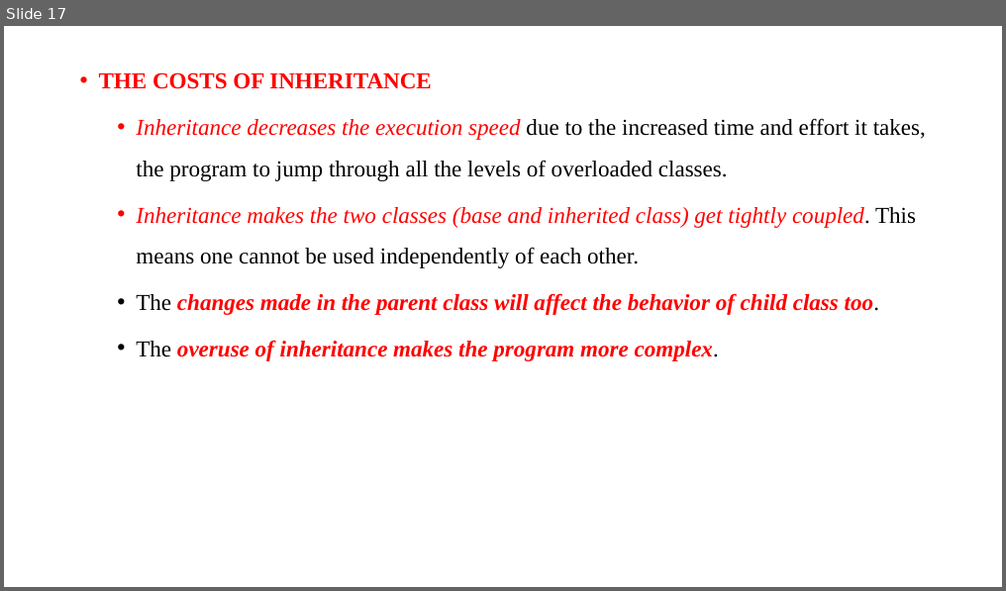
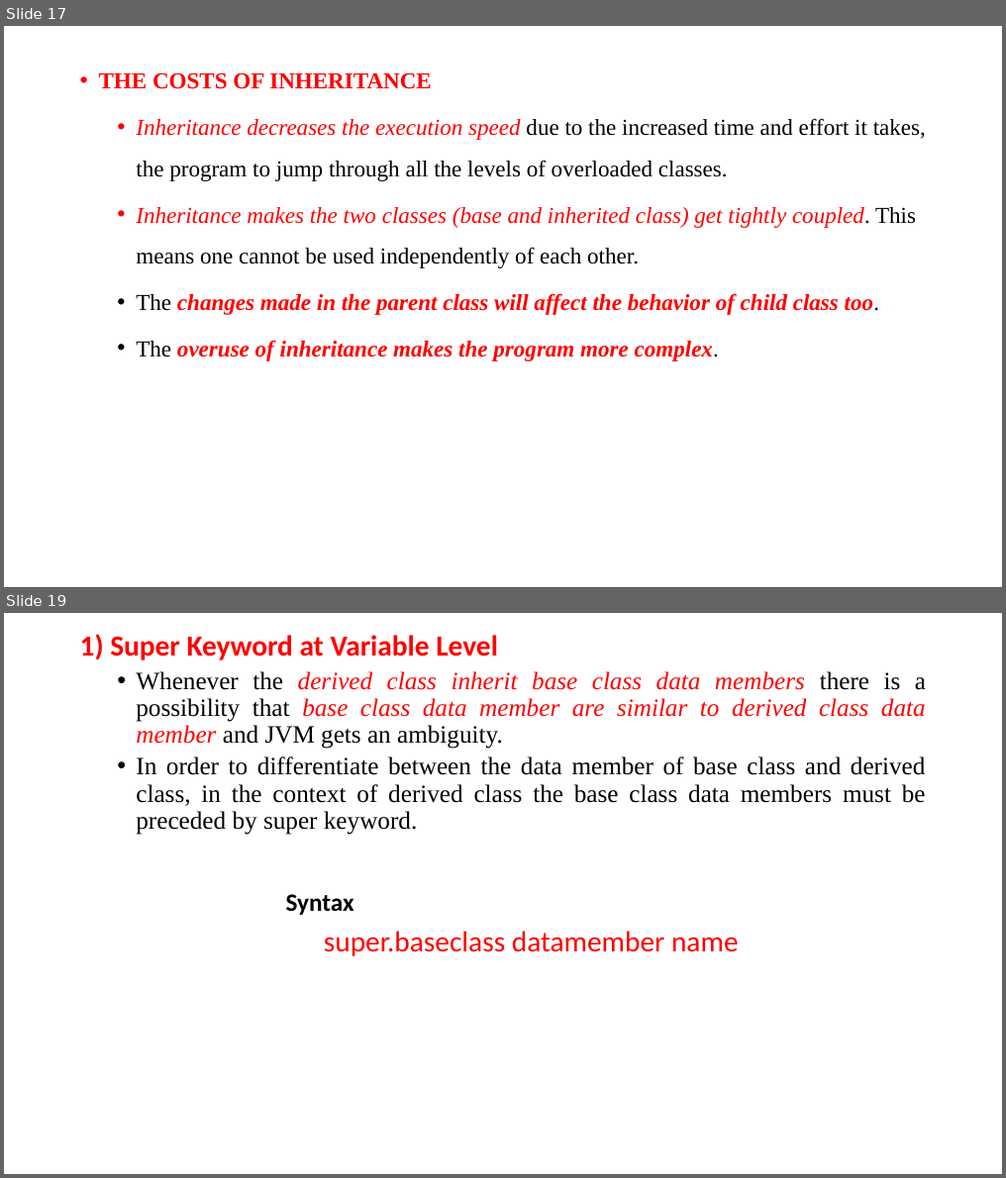
Before and after one commit to anvesh1987/Java-Programs-CSE-G, a slide deck: UNIT –II.ppt. Shown one above the other, each under a label of ours: slide 17 before the commit, slides 17 and 19 after it; the slides between them are not shown. The pictures are 1006x591 and 1006x1178 pixels, drawn with LibreOffice and Linux fonts; fonts in the diff are those of the drawing. Boxes give left, top, right and bottom in pixels: in the first picture for what was removed or moved away, otherwise in the second. Text is boxed around its words. In the diff, an @@ line names an element or a change of style, - is before the commit and + after.

```diff
--- a/UNIT –II.ppt
+++ b/UNIT –II.ppt
@@ slide 19 added at box(4, 613, 1002, 1174), background #FFFFFF @@
@@ text added at box(80, 634, 926, 957), 24 pt, text #000000 @@
+1) Super Keyword at Variable Level
+  • Whenever the derived class inherit base class data members there is a possibility that base class data member are similar to derived class data member and JVM gets an ambiguity.
+  • In order to differentiate between the data member of base class and derived class, in the context of derived class the base class data members must be preceded by super keyword.
+  Syntax
+super.baseclass datamember name
```
Also in this commit, not shown: 4 other slides added.
